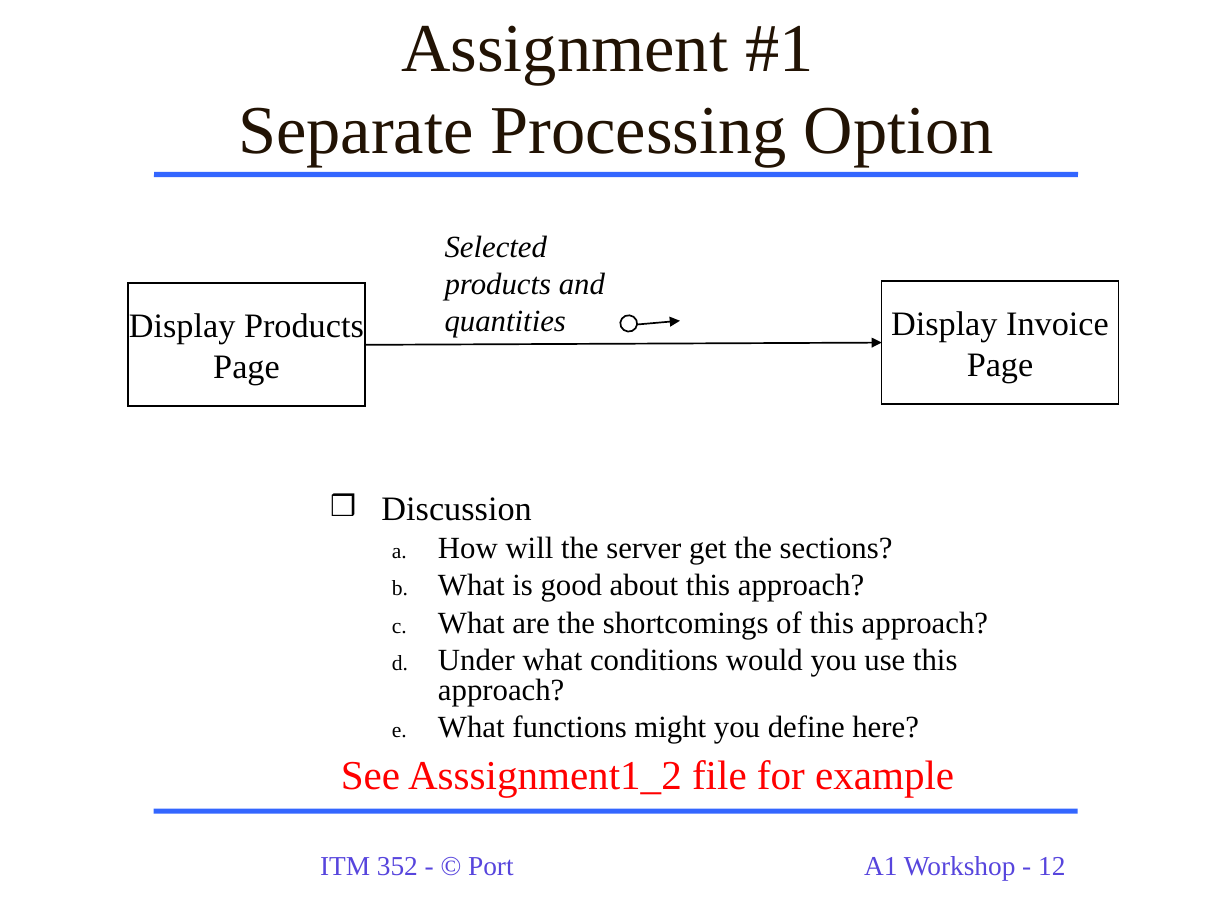
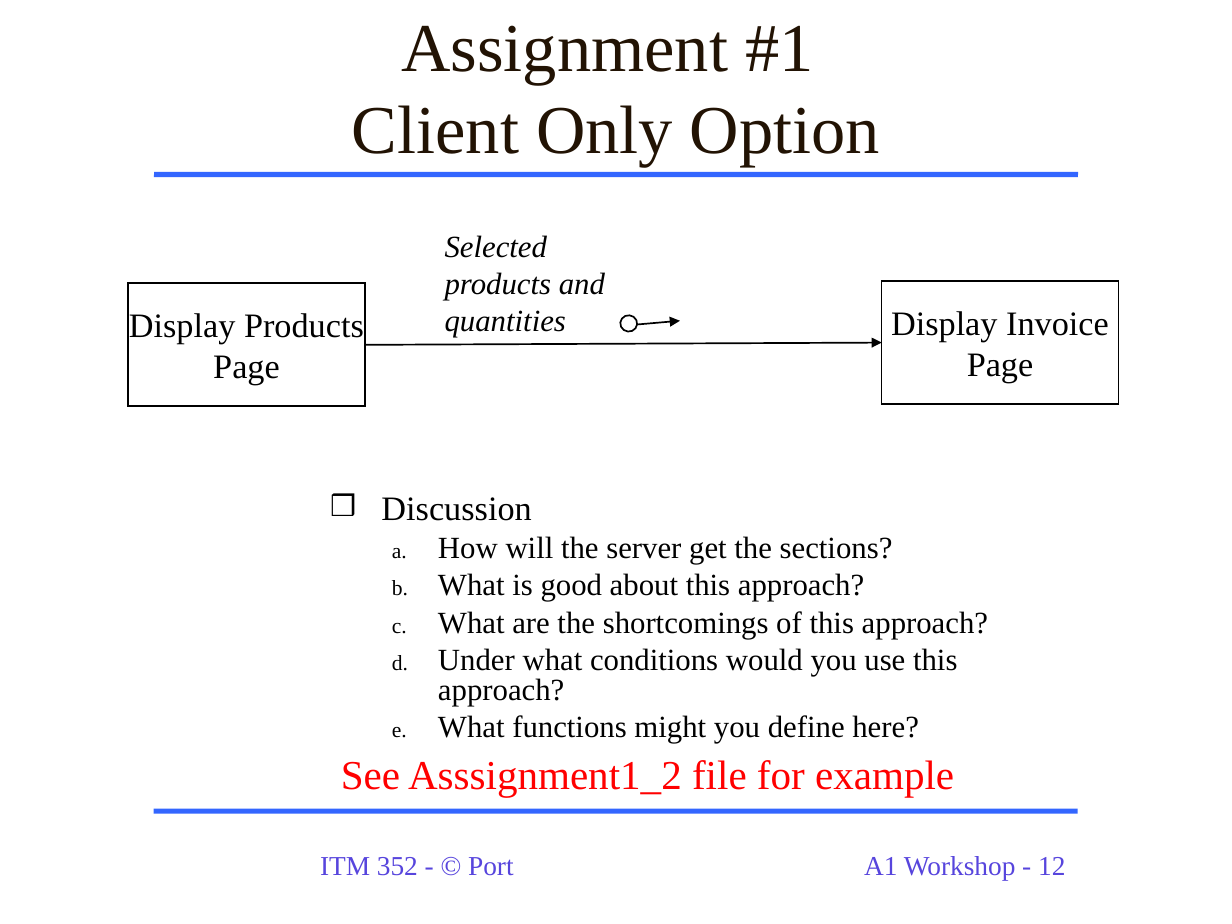
Before and after one commit to dport96/ITM352, a slide deck: slide 12 of morea/130.Assignment1/A1_Workshop_ITM352.ppt. Drawn at 1232x924 pixels with LibreOffice and Linux fonts; fonts in the diff are those of the drawing. Boxes give left, top, right and bottom in pixels: in the first picture for what was removed or moved away, otherwise in the second. Text is boxed around its words. In the diff, an @@ line names an element or a change of style, - is before the commit and + after.

```diff
--- a/morea/130.Assignment1/A1_Workshop_ITM352.ppt
+++ b/morea/130.Assignment1/A1_Workshop_ITM352.ppt
@@ title at bbox=[352, 25, 880, 167]: text changed @@
-Assignment #1
-Separate Processing Option
+Assignment #1
+Client Only Option
```
Also in this commit, not shown: 4 other slides changed, 1 slide added, 1 slide removed, 1 other file.
